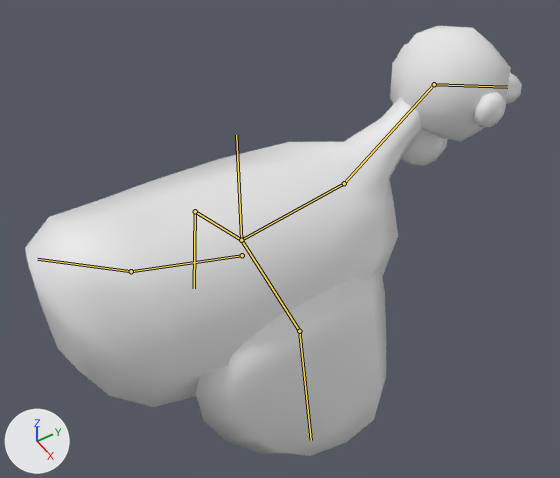
The Blender file Assets/3DArt/Models/Chickens/smoothchicken.blend, before and after one commit.
One viewpoint serves both versions: a 50 mm lens placed at (6.85, -6.62, 4.86), pointed at (-0.21, -2.09, -2.96). The axes (+X, +Y, +Z) are drawn at lower left. The lights are the same throughout. Both versions are drawn at frame 30 of the action 'Walking'; the numbers are the values there. The bones that bend it are drawn over the model as lines.

Names of what the first picture shows: 'Beak', 'Body', 'Gobble', 'Head', 'Left Eye', 'Right Eye', 'Right Wing'.
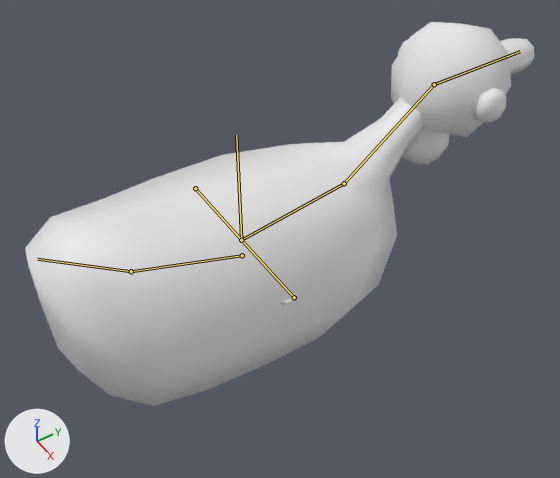
Boxes [x1, y1, x2, y2] around the edits, measured in the pictures (560 x 478 px):
'Body', posed: before [25, 97, 423, 407]; after [25, 97, 423, 406]
'Right Wing', posed: before [196, 270, 386, 456]; after [281, 294, 297, 304]
'Head', posed: before [390, 26, 511, 141]; after [391, 22, 511, 137]
'Gobble', posed: before [401, 130, 448, 166]; after [403, 128, 450, 164]
'Beak', posed: before [506, 73, 522, 104]; after [500, 38, 534, 75]
'Right Eye', posed: before [472, 92, 506, 128]; after [475, 88, 507, 122]
'Left Eye', posed: before [397, 44, 407, 57]; after [398, 40, 408, 55]
bone 'Head', root to tip: before (434, 84) to (507, 87); after (434, 84) to (520, 51)
bone 'Left Body', root to tip: before (241, 240) to (195, 211); after (241, 240) to (195, 188)
bone 'Left Wing', root to tip: before (195, 211) to (194, 288); after (195, 188) to (195, 188)
bone 'Right Body', root to tip: before (241, 240) to (299, 331); after (241, 240) to (294, 297)
bone 'Right Wing', root to tip: before (299, 331) to (311, 440); after (294, 297) to (294, 297)

The edits, one by one:
Bone 'Head' (bone_head) turns from (0, 0, 0) to (20, 0, 0) degrees about its own x, y and z.
Bone 'Left Body' (bone_left_body) turns from (-20, 0, 0) to (0, 0, 0) degrees about its own x, y and z.
Bone 'Left Body' (bone_left_body) is rescaled from (1.0, 1.0, 1.0) to (0.88, 0.88, 0.88).
Bone 'Left Wing' (bone_left_wing) turns from (-60, 0, 0) to (50, 0, 0) degrees about its own x, y and z.
Bone 'Left Wing' (bone_left_wing) is rescaled from (1.0, 1.0, 1.0) to (0.0, 0.0, 0.0).
Bone 'Right Body' (bone_right_body) turns from (-20, 0, 0) to (0, 0, 0) degrees about its own x, y and z.
Bone 'Right Body' (bone_right_body) is rescaled from (1.0, 1.0, 1.0) to (0.85, 0.85, 0.85).
Bone 'Right Wing' (bone_right_wing) turns from (-60, 0, 0) to (48, 0, 0) degrees about its own x, y and z.
Bone 'Right Wing' (bone_right_wing) is rescaled from (1.0, 1.0, 1.0) to (0.0, 0.0, 0.0).
